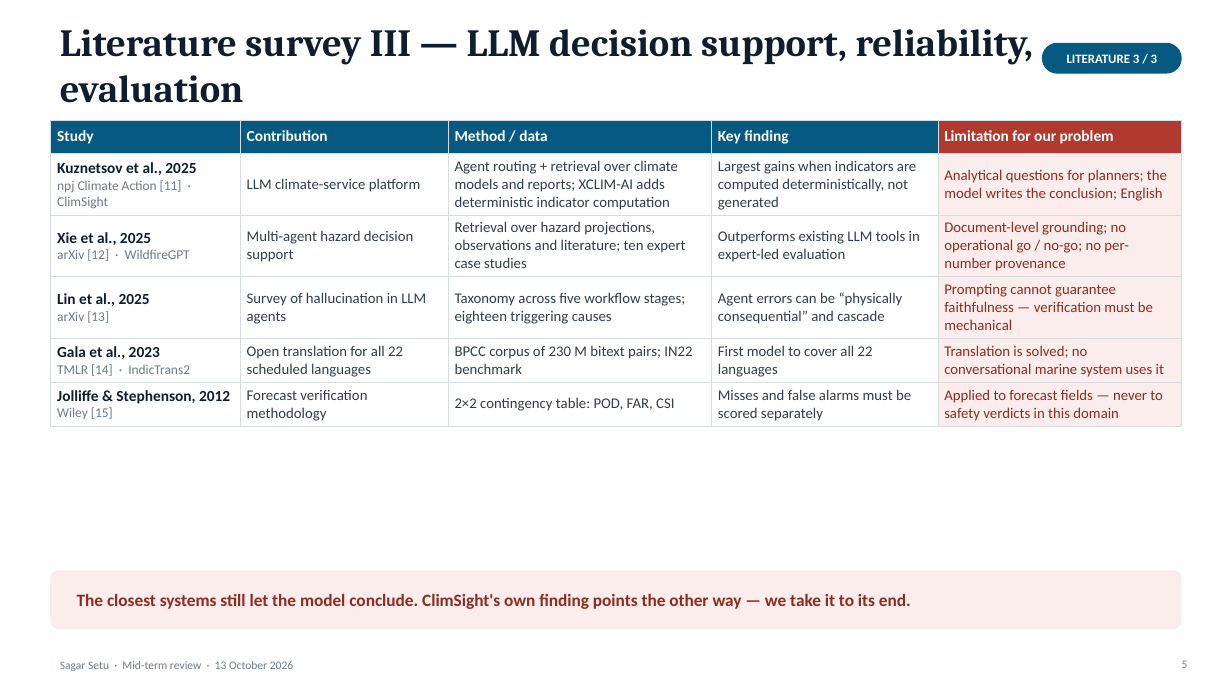
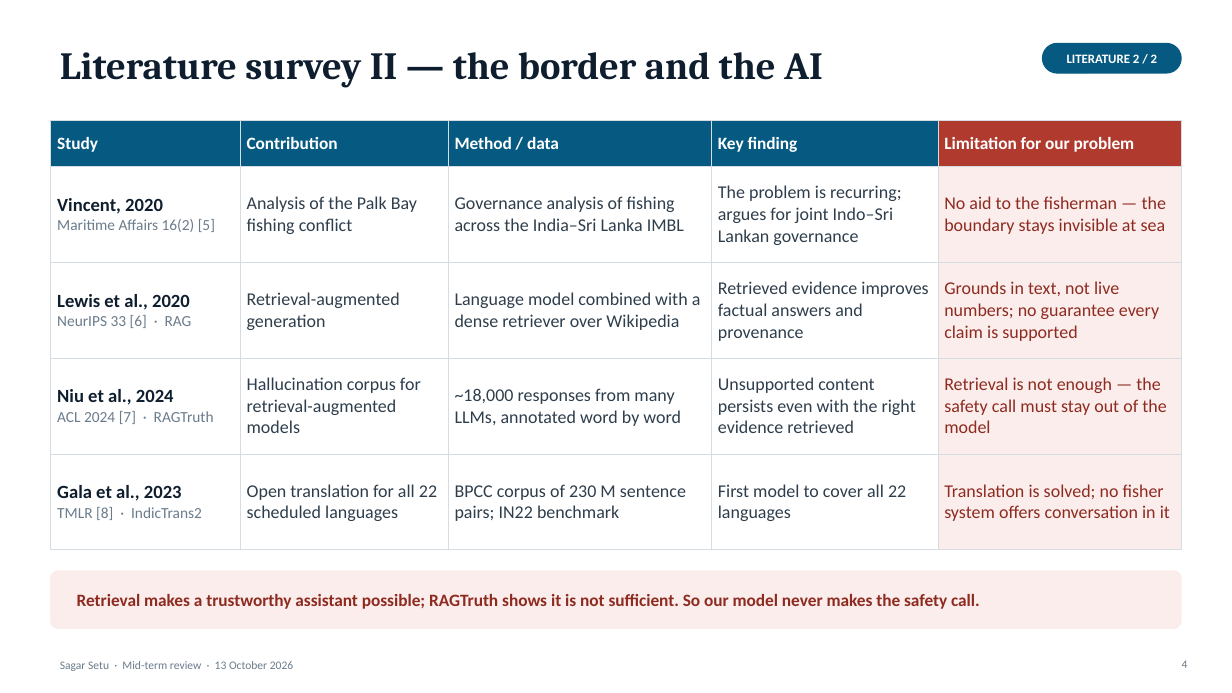
Before and after one commit to harshvsinghnorth/sagar-setu, a slide deck: slide 4 of docs/Sagar_Setu_MidTerm.pptx (slide 5 before the commit). Drawn at 1232x693 pixels with LibreOffice and Linux fonts; fonts in the diff are those of the drawing. Boxes give left, top, right and bottom in pixels: in the first picture for what was removed or moved away, otherwise in the second. Text is boxed around its words. In the diff, an @@ line names an element or a change of style, - is before the commit and + after.

```diff
--- a/docs/Sagar_Setu_MidTerm.pptx
+++ b/docs/Sagar_Setu_MidTerm.pptx
@@ title at (60,52,823,88): text changed @@
-Literature survey III — LLM decision support, reliability, evaluation
+Literature survey II — the border and the AI
@@ text at (1067,54,1157,63): text changed @@
-LITERATURE 3 / 3
+LITERATURE 2 / 2
@@ table at (51,120,1181,525) @@
-row 2: Kuznetsov et al., 2025 / npj Climate Action [11] · ClimSight | LLM climate-service platform | Agent routing + retrieval over climate models and reports; XCLIM-AI adds deterministic indicator computation | Largest gains when indicators are computed deterministically, not generated | Analytical questions for planners; the model writes the conclusion; English
-row 3: Xie et al., 2025 / arXiv [12] · WildfireGPT | Multi-agent hazard decision support | Retrieval over hazard projections, observations and literature; ten expert case studies | Outperforms existing LLM tools in expert-led evaluation | Document-level grounding; no operational go / no-go; no per-number provenance
-row 4: Lin et al., 2025 / arXiv [13] | Survey of hallucination in LLM agents | Taxonomy across five workflow stages; eighteen triggering causes | Agent errors can be “physically consequential” and cascade | Prompting cannot guarantee faithfulness — verification must be mechanical
-row 5: Gala et al., 2023 / TMLR [14] · IndicTrans2 | Open translation for all 22 scheduled languages | BPCC corpus of 230 M bitext pairs; IN22 benchmark | First model to cover all 22 languages | Translation is solved; no conversational marine system uses it
-row 6: Jolliffe & Stephenson, 2012 / Wiley [15] | Forecast verification methodology | 2×2 contingency table: POD, FAR, CSI | Misses and false alarms must be scored separately | Applied to forecast fields — never to safety verdicts in this domain
+row 2: Vincent, 2020 / Maritime Affairs 16(2) [5] | Analysis of the Palk Bay fishing conflict | Governance analysis of fishing across the India–Sri Lanka IMBL | The problem is recurring; argues for joint Indo–Sri Lankan governance | No aid to the fisherman — the boundary stays invisible at sea
+row 3: Lewis et al., 2020 / NeurIPS 33 [6] · RAG | Retrieval-augmented generation | Language model combined with a dense retriever over Wikipedia | Retrieved evidence improves factual answers and provenance | Grounds in text, not live numbers; no guarantee every claim is supported
+row 4: Niu et al., 2024 / ACL 2024 [7] · RAGTruth | Hallucination corpus for retrieval-augmented models | ~18,000 responses from many LLMs, annotated word by word | Unsupported content persists even with the right evidence retrieved | Retrieval is not enough — the safety call must stay out of the model
+row 5: Gala et al., 2023 / TMLR [8] · IndicTrans2 | Open translation for all 22 scheduled languages | BPCC corpus of 230 M sentence pairs; IN22 benchmark | First model to cover all 22 languages | Translation is solved; no fisher system offers conversation in it
@@ text at (77,594,980,609): text changed @@
-The closest systems still let the model conclude. ClimSight's own finding points the other way — we take it to its end.
+Retrieval makes a trustworthy assistant possible; RAGTruth shows it is not sufficient. So our model never makes the safety call.
@@ page number at (1182,660,1188,668): text changed @@
-5
+4
```
Also in this commit, not shown: 6 other slides changed, 1 slide added, 2 slides removed, 10 other files.
